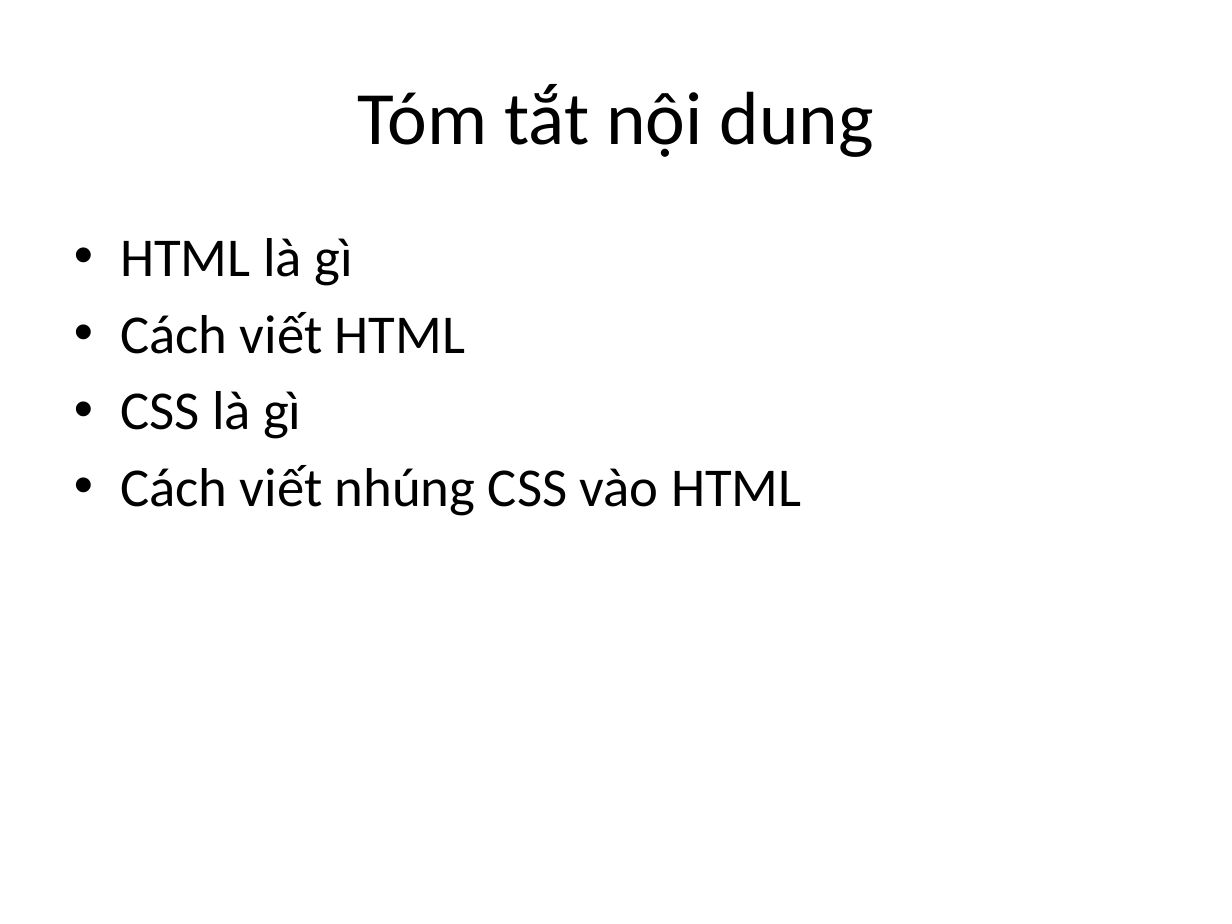
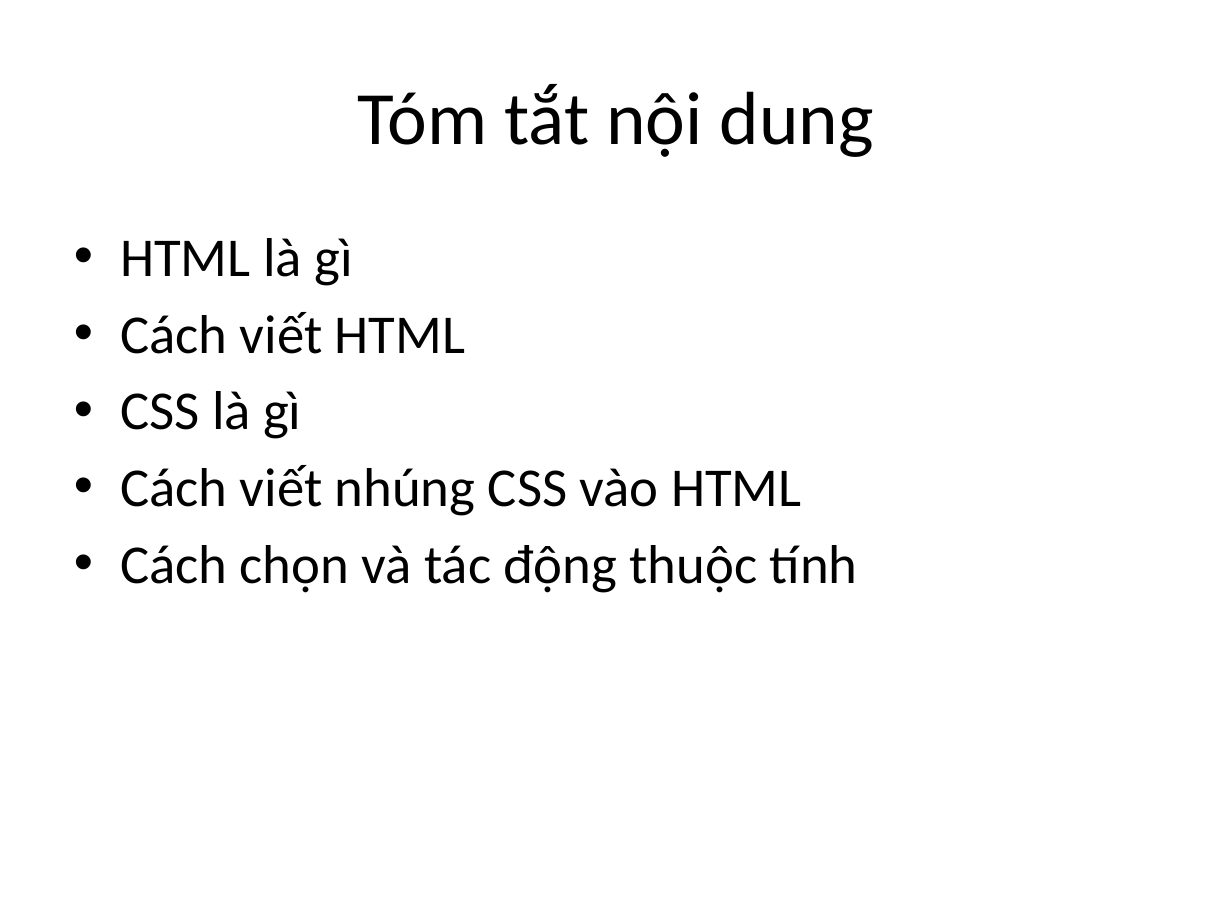
Before and after one commit to phithanh97cs/T3H, a slide deck: slide 13 of 1. Front-end/1. Kiến trúc web server - client(mục tiêu khóa học) và HTML CSS/2. Kiến thức cơ bản về HTML -CSS.pptx (slide 9 before the commit). Drawn at 1232x924 pixels with LibreOffice and Linux fonts; fonts in the diff are those of the drawing. Boxes give left, top, right and bottom in pixels: in the first picture for what was removed or moved away, otherwise in the second. Text is boxed around its words. In the diff, an @@ line names an element or a change of style, - is before the commit and + after.

```diff
--- a/1. Front-end/1. Kiến trúc web server - client(mục tiêu khóa học) và HTML CSS/2. Kiến thức cơ bản về HTML -CSS.pptx
+++ b/1. Front-end/1. Kiến trúc web server - client(mục tiêu khóa học) và HTML CSS/2. Kiến thức cơ bản về HTML -CSS.pptx
@@ text at [120, 545, 858, 593]: paragraph added @@
+• Cách chọn và tác động thuộc tính
```
Also in this commit, not shown: 2 other slides changed, 4 slides added.
